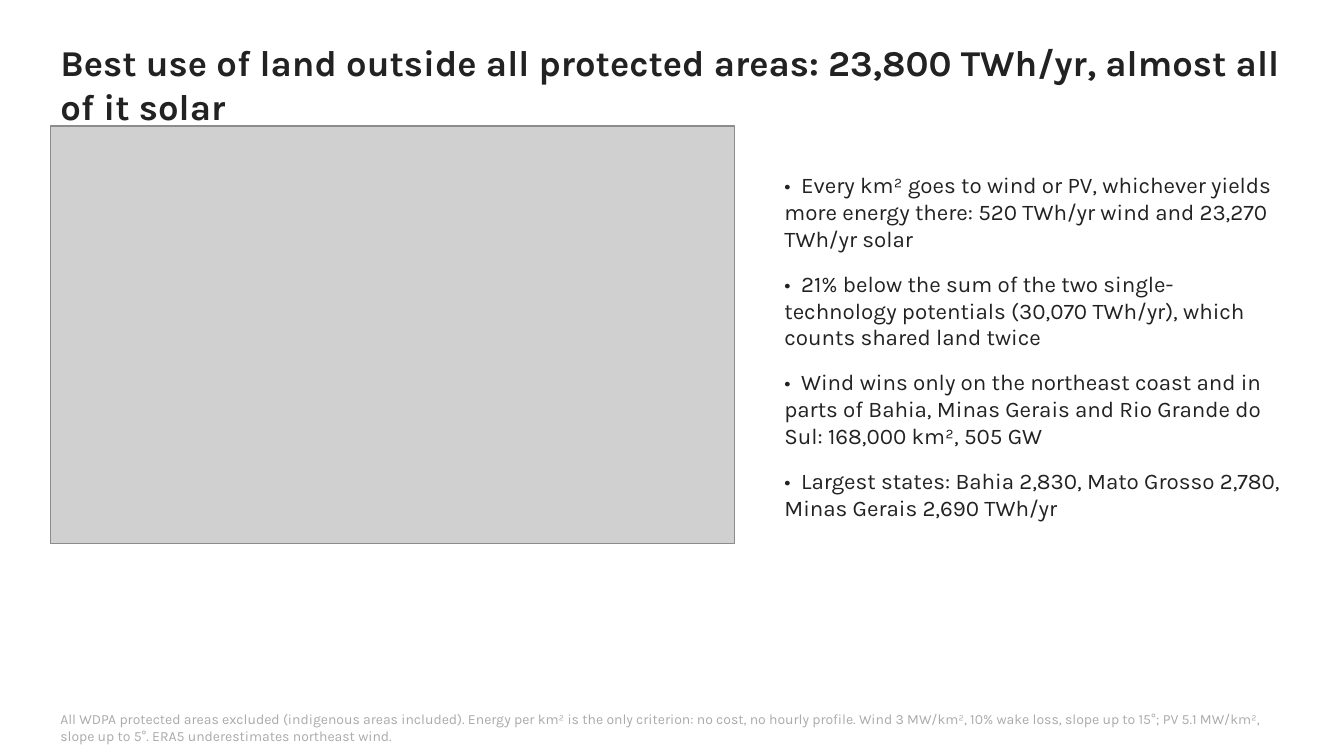
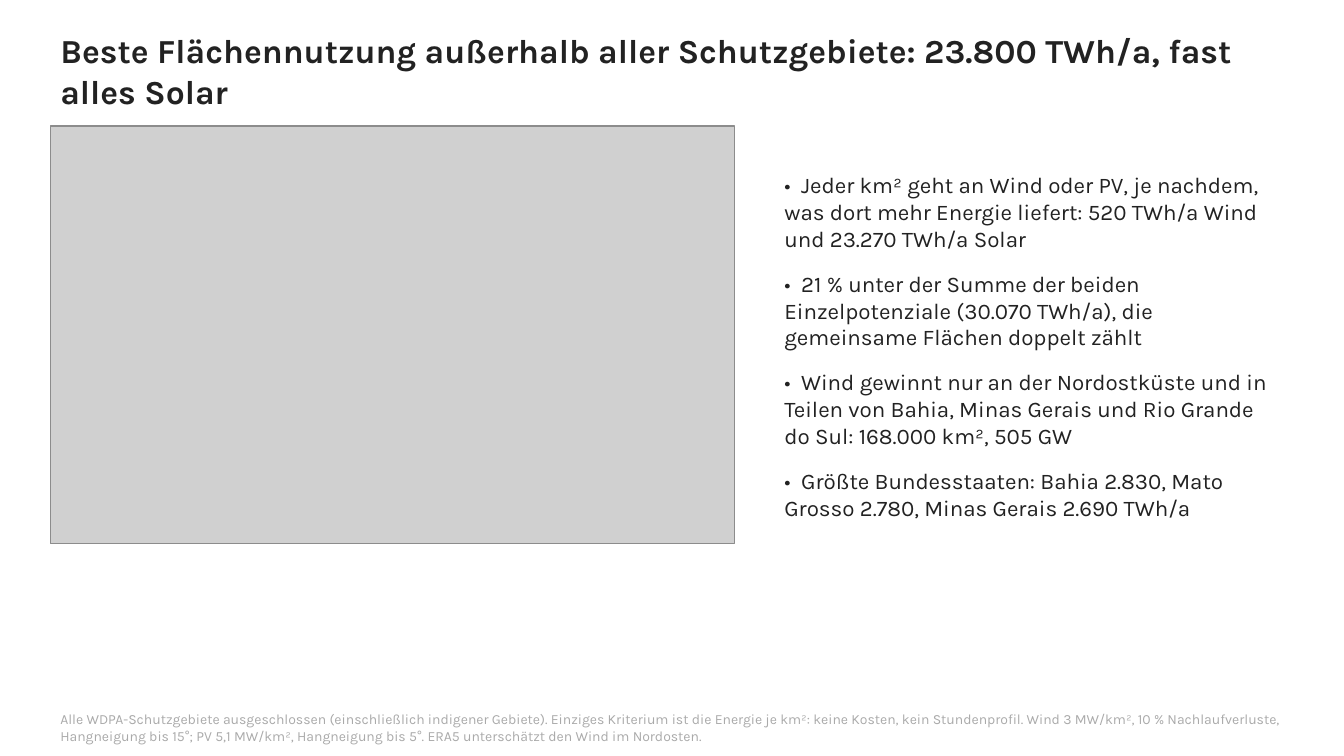
Before and after one commit to YAL-ESM/pypsa-eur-ki, a slide deck: slide 5 of workshop/slides/brazil_renewables.pptx. Drawn at 1344x756 pixels with LibreOffice and Linux fonts; fonts in the diff are those of the drawing; grey boxes stand for pictures. Boxes give left, top, right and bottom in pixels: in the first picture for what was removed or moved away, otherwise in the second. Text is boxed around its words. In the diff, an @@ line names an element or a change of style, - is before the commit and + after.

```diff
--- a/workshop/slides/brazil_renewables.pptx
+++ b/workshop/slides/brazil_renewables.pptx
@@ text at [60,38,1231,105]: text changed; size 26 to 24 pt @@
-Best use of land outside all protected areas: 23,800 TWh/yr, almost all of it solar
+Beste Flächennutzung außerhalb aller Schutzgebiete: 23.800 TWh/a, fast alles Solar
@@ text at [784,177,1266,519]: text changed @@
-• Every km² goes to wind or PV, whichever yields more energy there: 520 TWh/yr wind and 23,270 TWh/yr solar
-• 21% below the sum of the two single-technology potentials (30,070 TWh/yr), which counts shared land twice
-• Wind wins only on the northeast coast and in parts of Bahia, Minas Gerais and Rio Grande do Sul: 168,000 km², 505 GW
-• Largest states: Bahia 2,830, Mato Grosso 2,780, Minas Gerais 2,690 TWh/yr
+• Jeder km² geht an Wind oder PV, je nachdem, was dort mehr Energie liefert: 520 TWh/a Wind und 23.270 TWh/a Solar
+• 21 % unter der Summe der beiden Einzelpotenziale (30.070 TWh/a), die gemeinsame Flächen doppelt zählt
+• Wind gewinnt nur an der Nordostküste und in Teilen von Bahia, Minas Gerais und Rio Grande do Sul: 168.000 km², 505 GW
+• Größte Bundesstaaten: Bahia 2.830, Mato Grosso 2.780, Minas Gerais 2.690 TWh/a
@@ text at [60,714,1279,744]: text changed @@
-All WDPA protected areas excluded (indigenous areas included). Energy per km² is the only criterion: no cost, no hourly profile. Wind 3 MW/km², 10% wake loss, slope up to 15°; PV 5.1 MW/km², slope up to 5°. ERA5 underestimates northeast wind.
+Alle WDPA-Schutzgebiete ausgeschlossen (einschließlich indigener Gebiete). Einziges Kriterium ist die Energie je km²: keine Kosten, kein Stundenprofil. Wind 3 MW/km², 10 % Nachlaufverluste, Hangneigung bis 15°; PV 5,1 MW/km², Hangneigung bis 5°. ERA5 unterschätzt den Wind im Nordosten.
```
Also in this commit, not shown: 7 other slides changed, 1 other file.
